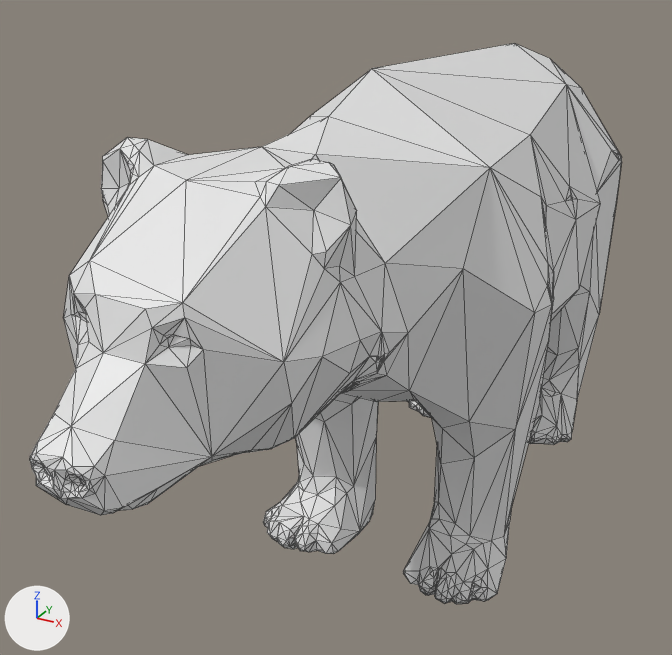
The Blender file bear.blend as it was, and as the next commit left it.
Both versions are drawn from a 50 mm camera at (27.1, -58.9, 47.8) aimed at (-4.1, -2.2, 19.4). Arrows for +X, +Y and +Z are at lower left; the lights stay in place. Mesh edges are drawn as thin lines.

The older version as bpy lines, for what is in view:
```python
me_bear = bpy.data.meshes.new('Bear')
me_bear.from_pydata(...)  # 1021 vertices, 2038 faces; spans x -12.0..12.0, y -34.7..34.7, z 0.0..38.7
ob_bear = bpy.data.objects.new('Bear', me_bear)
ob_bear.location = (0.0, 0.0, 0.0)
```
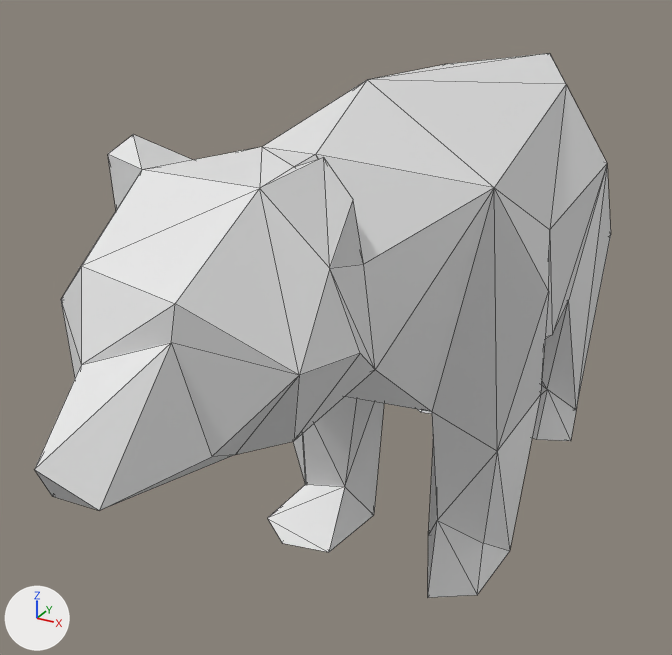
The change, as a list of edits to the scene's bpy script:
```text
Change ob_bear:
    add _m = ob_bear.modifiers.new('Decimate', 'DECIMATE')
    add _m.ratio = 0.0
    add _m.vertex_group = 'Misc'
    add _m = ob_bear.modifiers.new('Decimate.001', 'DECIMATE')
    add _m.ratio = 0.0
    add _m.vertex_group = 'Feet'
    add _m = ob_bear.modifiers.new('Decimate.002', 'DECIMATE')
    add _m.ratio = 0.0
    add _m.vertex_group = 'Nose'
    add _m = ob_bear.modifiers.new('Decimate.003', 'DECIMATE')
    add _m.ratio = 0.0
    add _m.vertex_group = 'Eyes'
    add _m = ob_bear.modifiers.new('Decimate.004', 'DECIMATE')
    add _m.ratio = 0.0
    add _m.vertex_group = 'Ears'
    add _m = ob_bear.modifiers.new('Decimate.006', 'DECIMATE')
    add _m.ratio = 0.4
    add _m.vertex_group = 'Body'
    add _m = ob_bear.modifiers.new('Decimate.007', 'DECIMATE')
    add _m.ratio = 0.6
    add _m.vertex_group = 'Head'
    add _m = ob_bear.modifiers.new('Decimate.005', 'DECIMATE')
```

Pixel boxes [x1, y1, x2, y2] of what changed, in the pictures (672 x 655 px):
'Bear', modifiers changed: before [30, 43, 622, 604]; after [35, 53, 611, 598]
